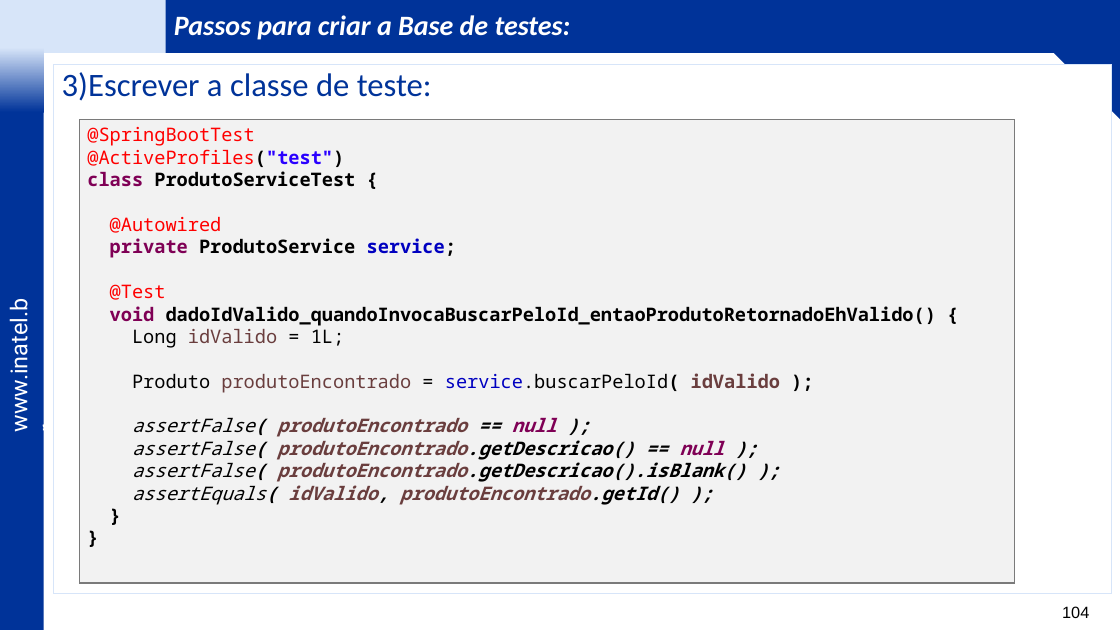
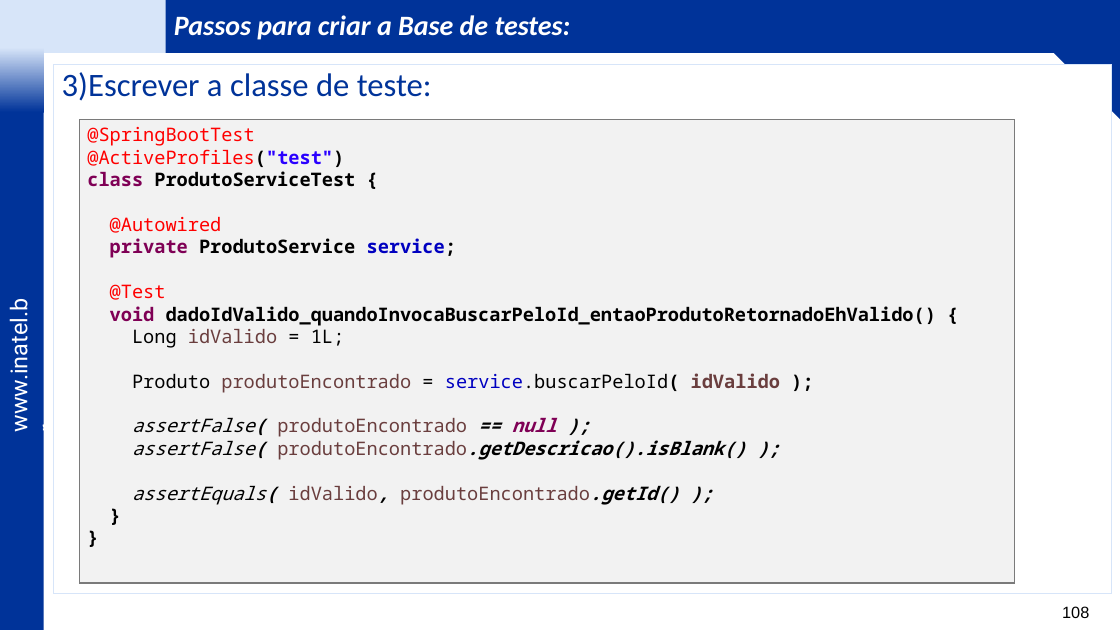
Before and after one commit to vitor-figueiredo/Lab_JPA, a slide deck: slide 108 of _docs/IDP Labs - JPA - v6.pptx (slide 104 before the commit). Drawn at 1120x630 pixels with LibreOffice and Linux fonts; fonts in the diff are those of the drawing; background and template pictures are left out. Boxes give left, top, right and bottom in pixels: in the first picture for what was removed or moved away, otherwise in the second. Text is boxed around its words. In the diff, an @@ line names an element or a change of style, - is before the commit and + after.

```diff
--- a/_docs/IDP Labs - JPA - v6.pptx
+++ b/_docs/IDP Labs - JPA - v6.pptx
@@ text in rectangle at [132, 417, 746, 505]: bold off, italic off in "produtoEncontrado", "produtoEncontrado.getDescricao().isBlank()", "idValido, produtoEncontrado.getId()" @@
@@ text in rectangle at [132, 436, 725, 460]: paragraph removed @@
-assertFalse( produtoEncontrado.getDescricao() == null );
@@ page number at [1062, 606, 1089, 618]: text changed @@
-104
+108
```
Also in this commit, not shown: 23 other slides changed, 4 slides added, 2 other files.
